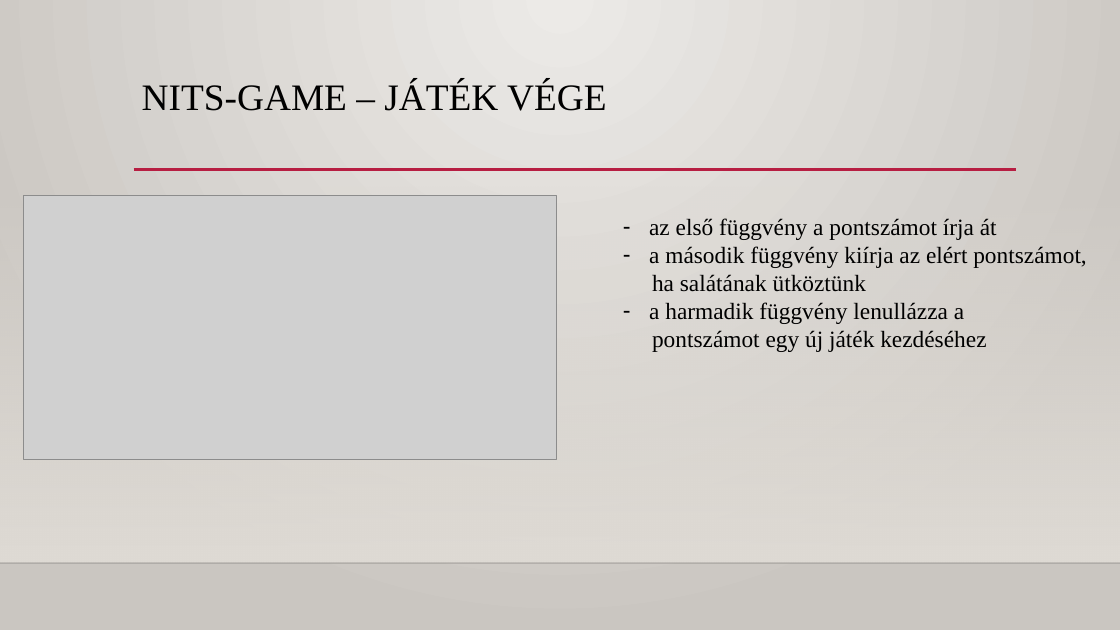
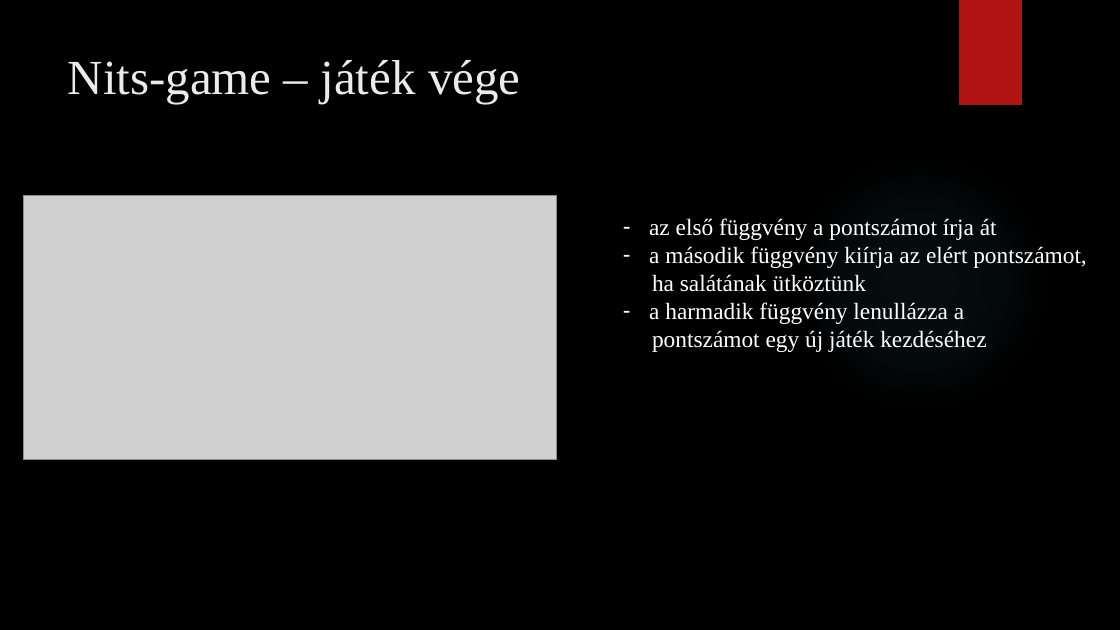
Before and after one commit to magyar-matyas/Jav-t-_projekt, a slide deck: slide 9 of Javító-Projekt.pptx. Drawn at 1120x630 pixels with LibreOffice and Linux fonts; fonts in the diff are those of the drawing; grey boxes stand for pictures; background and template pictures are left out. Boxes give left, top, right and bottom in pixels: in the first picture for what was removed or moved away, otherwise in the second. Text is boxed around its words. In the diff, an @@ line names an element or a change of style, - is before the commit and + after.

```diff
--- a/Javító-Projekt.pptx
+++ b/Javító-Projekt.pptx
@@ background gradient #ECEAE7 to #CAC7C1 to picture (left out) @@
@@ rectangle added at <box>959,0,1022,105</box>, fill #B01513 @@
@@ title at <box>68,60,520,104</box>: text changed; size 32 to 42 pt; text colour #000000 to #EBEBEB @@
-NITS-GAME – JÁTÉK VÉGE
+Nits-game – játék vége
@@ line removed from (134, 170) to (1017, 170) @@
@@ ellipse added at <box>791,154,1049,413</box>, fill gradient #50B9C1 @@
@@ rectangle removed at <box>0,186,1120,563</box> @@
@@ text "az első függvény a pontszámot ..." at <box>649,218,1087,352</box>: text colour #000000 to #FFFFFF @@
@@ line removed from (0, 563) to (1120, 563) @@
```
Also in this commit, not shown: 9 other slides changed, 1 slide added, 1 slide removed.
